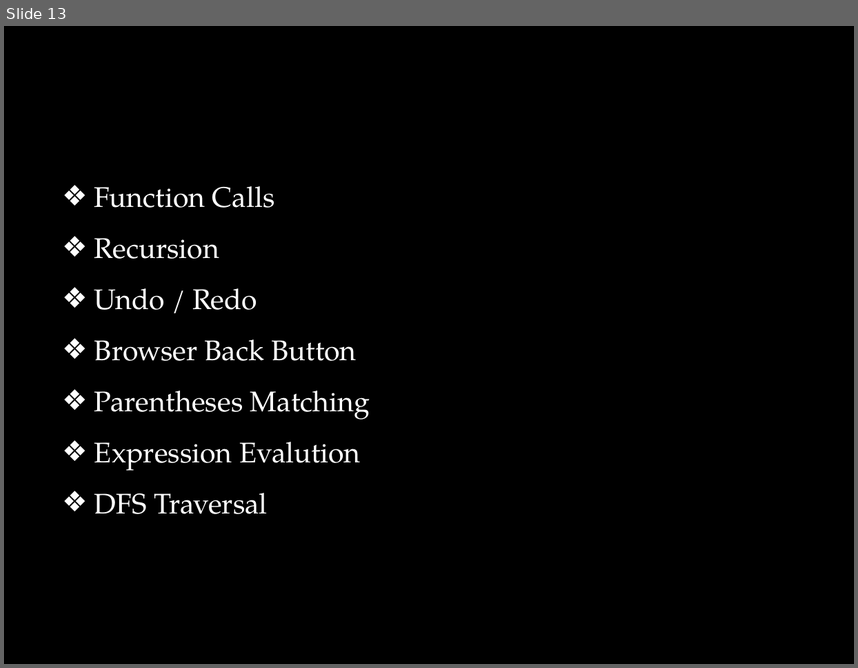
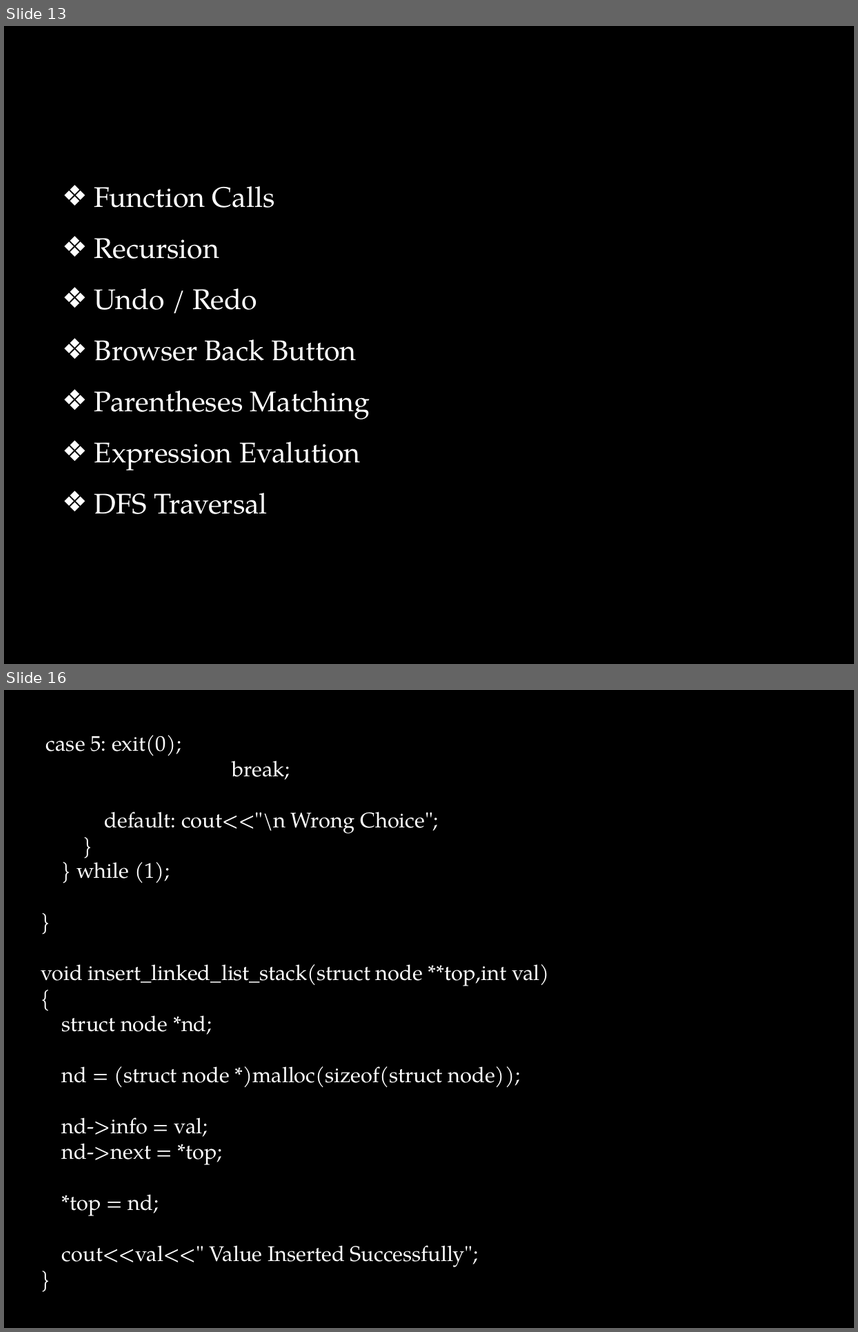
Before and after one commit to darshanpgohil/Data-Structure-Msc-It-Sem-1, a slide deck: Projects/Presentation_DSA.pptx. Shown one above the other, each under a label of ours: slide 13 before the commit, slides 13 and 16 after it; the slides between them are not shown. The pictures are 858x668 and 858x1332 pixels, drawn with LibreOffice and Linux fonts; fonts in the diff are those of the drawing; background and template pictures are left out. Boxes give left, top, right and bottom in pixels: in the first picture for what was removed or moved away, otherwise in the second. Text is boxed around its words. In the diff, an @@ line names an element or a change of style, - is before the commit and + after.

```diff
--- a/Projects/Presentation_DSA.pptx
+++ b/Projects/Presentation_DSA.pptx
@@ slide 16 added at (x1=4, y1=690, x2=854, y2=1328), background picture (left out) @@
@@ text added at (x1=41, y1=735, x2=550, y2=1267), 18 pt, text #FFFFFF @@
+case 5: exit(0);
+break;
+default: cout<<"\n Wrong Choice";
+}
+} while (1);
+}
+void insert_linked_list_stack(struct node **top,int val)
+{
+struct node *nd;
+nd = (struct node *)malloc(sizeof(struct node));
+nd->info = val;
+nd->next = *top;
+*top = nd;
+cout<<val<<" Value Inserted Successfully";
+}
```
Also in this commit, not shown: 2 slides changed, 4 other slides added.
